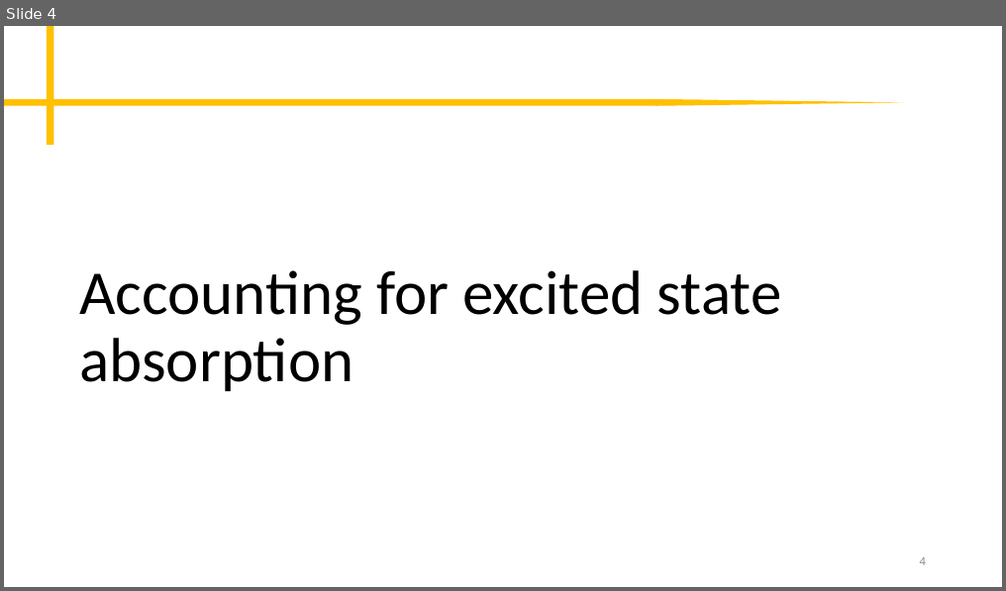
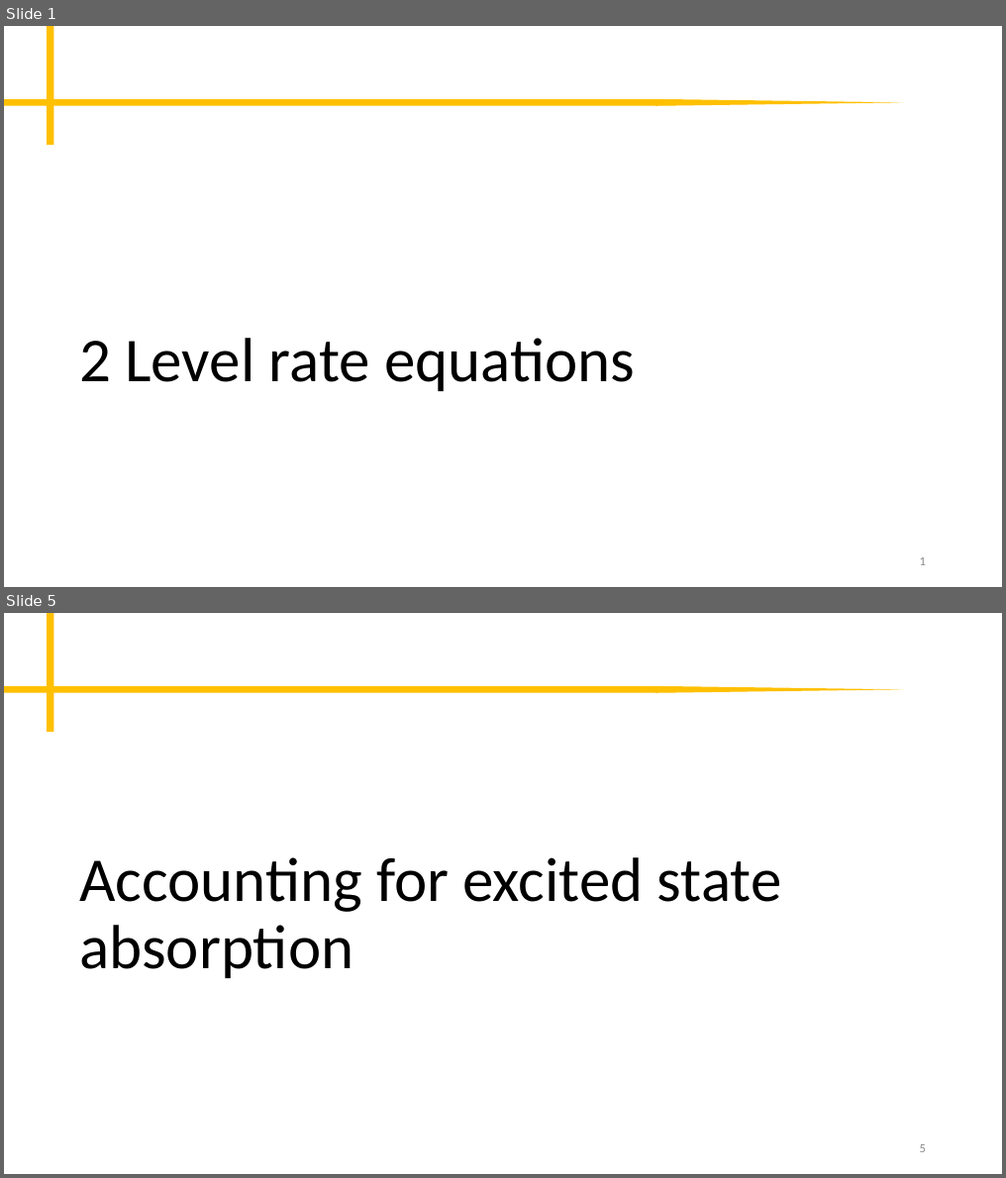
Before and after one commit to peter-chang62/Laser-Design-Scripts, a slide deck: memo.pptx. Shown one above the other, each under a label of ours: slide 4 before the commit, slides 1 and 5 after it; the slides between them are not shown. The pictures are 1006x591 and 1006x1178 pixels, drawn with LibreOffice and Linux fonts; fonts in the diff are those of the drawing. Boxes give left, top, right and bottom in pixels: in the first picture for what was removed or moved away, otherwise in the second. Text is boxed around its words. In the diff, an @@ line names an element or a change of style, - is before the commit and + after.

```diff
--- a/memo.pptx
+++ b/memo.pptx
@@ slide 1 added at <box>4,26,1002,587</box>, background #FFFFFF; not listed: 3 template elements that a slide beside it also shows @@
@@ title added at <box>79,338,635,391</box>, 60 pt, text #000000 @@
+2 Level rate equations
@@ page number added at <box>920,558,926,566</box>, 12 pt, text #8C8C8C @@
+1
@@ what was slide 4 is now slide 5 @@
@@ page number at <box>920,1145,926,1153</box>: text changed @@
-4
+5
```
Also in this commit, not shown: 5 slides changed, 1 other slide added, 2 other files.
